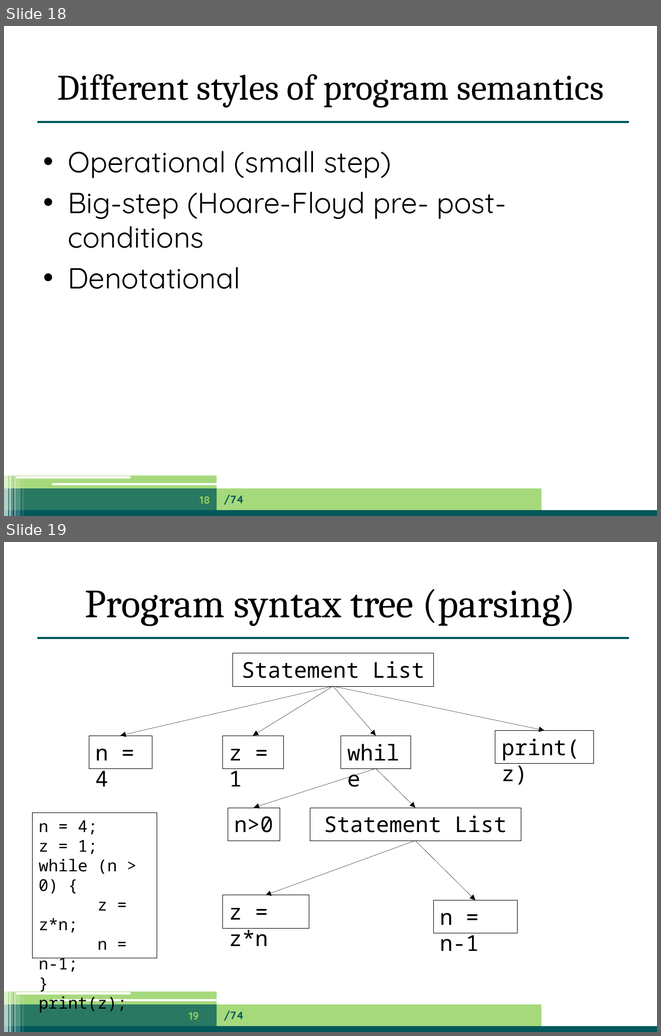
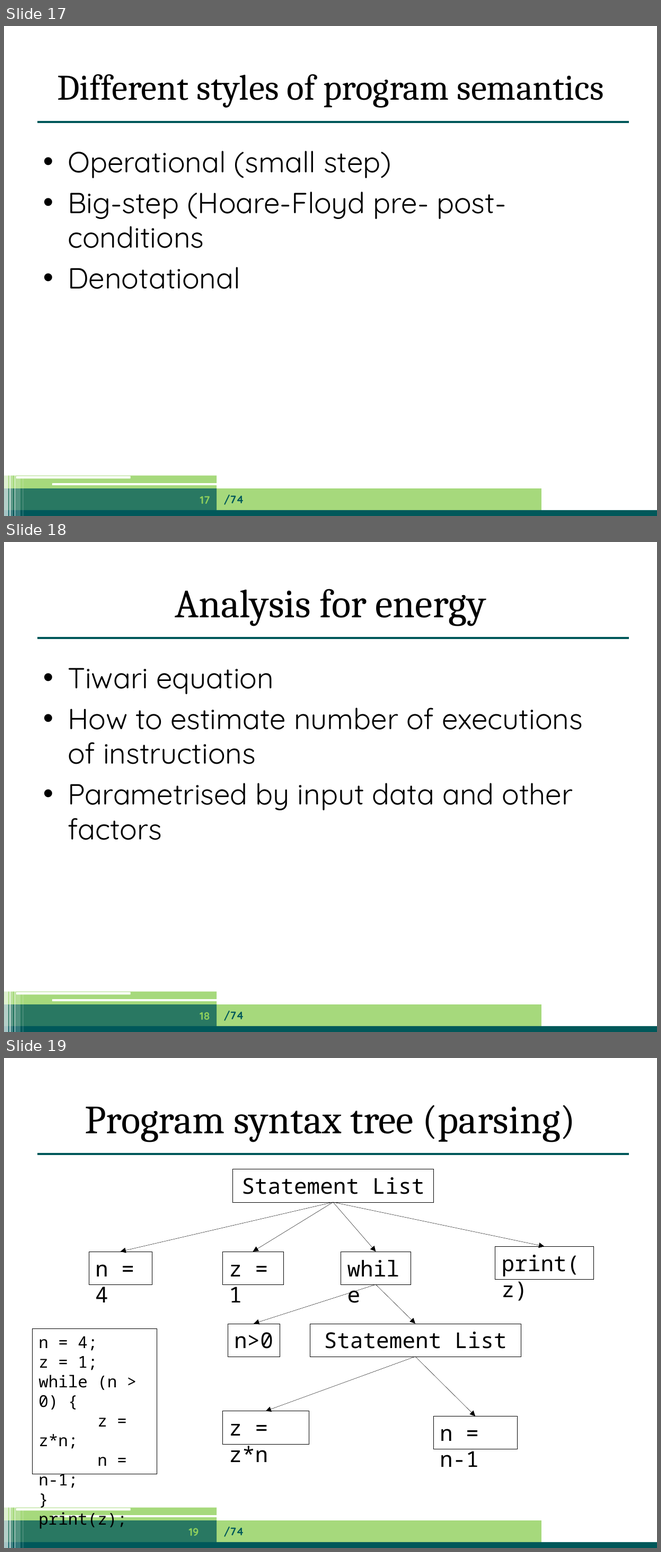
Before and after one commit to jpgallagher/ict-e-summerschool-aalborg, a slide deck: summerschool-aalborg-jpg.pptx. Shown one above the other, each under a label of ours: slides 18 and 19 before the commit, slides 17, 18 and 19 after it. The pictures are 661x1036 and 661x1552 pixels, drawn with LibreOffice and Linux fonts; fonts in the diff are those of the drawing. Boxes give left, top, right and bottom in pixels: in the first picture for what was removed or moved away, otherwise in the second. Text is boxed around its words. In the diff, an @@ line names an element or a change of style, - is before the commit and + after.

```diff
--- a/summerschool-aalborg-jpg.pptx
+++ b/summerschool-aalborg-jpg.pptx
@@ slide 18 added at box(4, 542, 657, 1032), background #FFFFFF; not listed: 13 template elements that a slide beside it also shows @@
@@ title added at box(175, 589, 486, 626), 44 pt, text #000000 @@
+Analysis for energy
@@ text added at box(68, 668, 583, 840), 32 pt, text #000000 @@
+• Tiwari equation
+• How to estimate number of executions of instructions
+• Parametrised by input data and other factors
@@ page number added at box(200, 1012, 210, 1020), 12 pt, text #90D05C, bold @@
+18
@@ text added at box(224, 1010, 244, 1021), 12 pt, text #00585A, bold @@
+/74
@@ what was slide 18 is now slide 17 @@
@@ page number at box(200, 496, 210, 504): text changed @@
-18
+17
```
Also in this commit, not shown: 1 slide removed.
